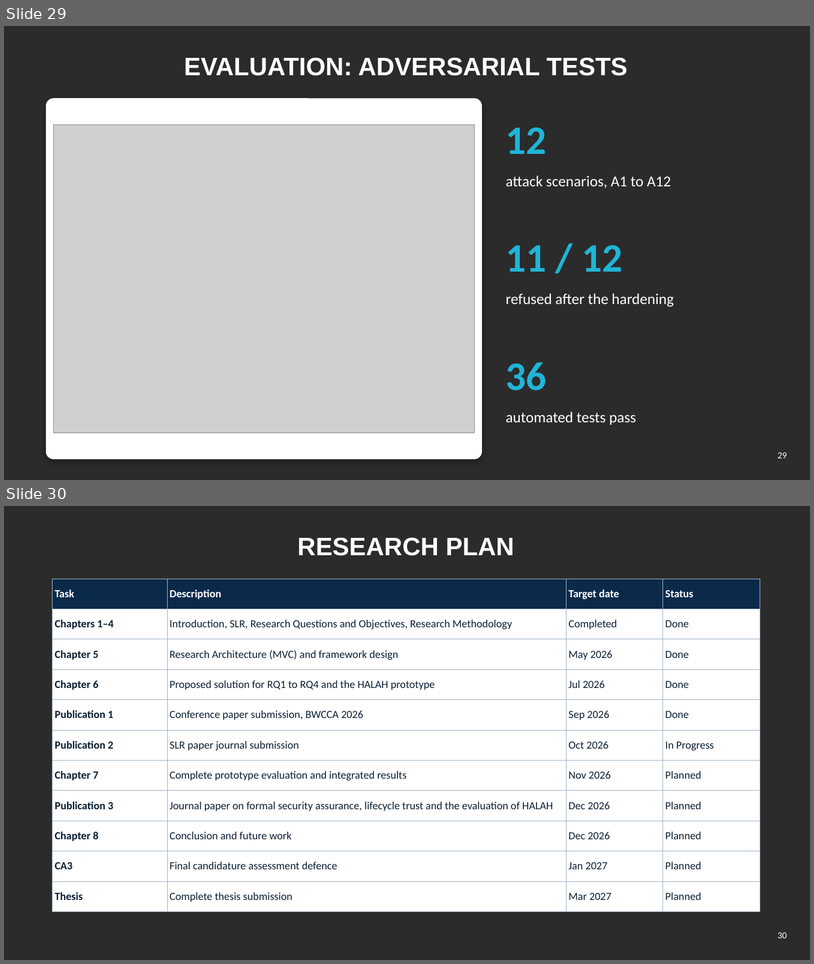
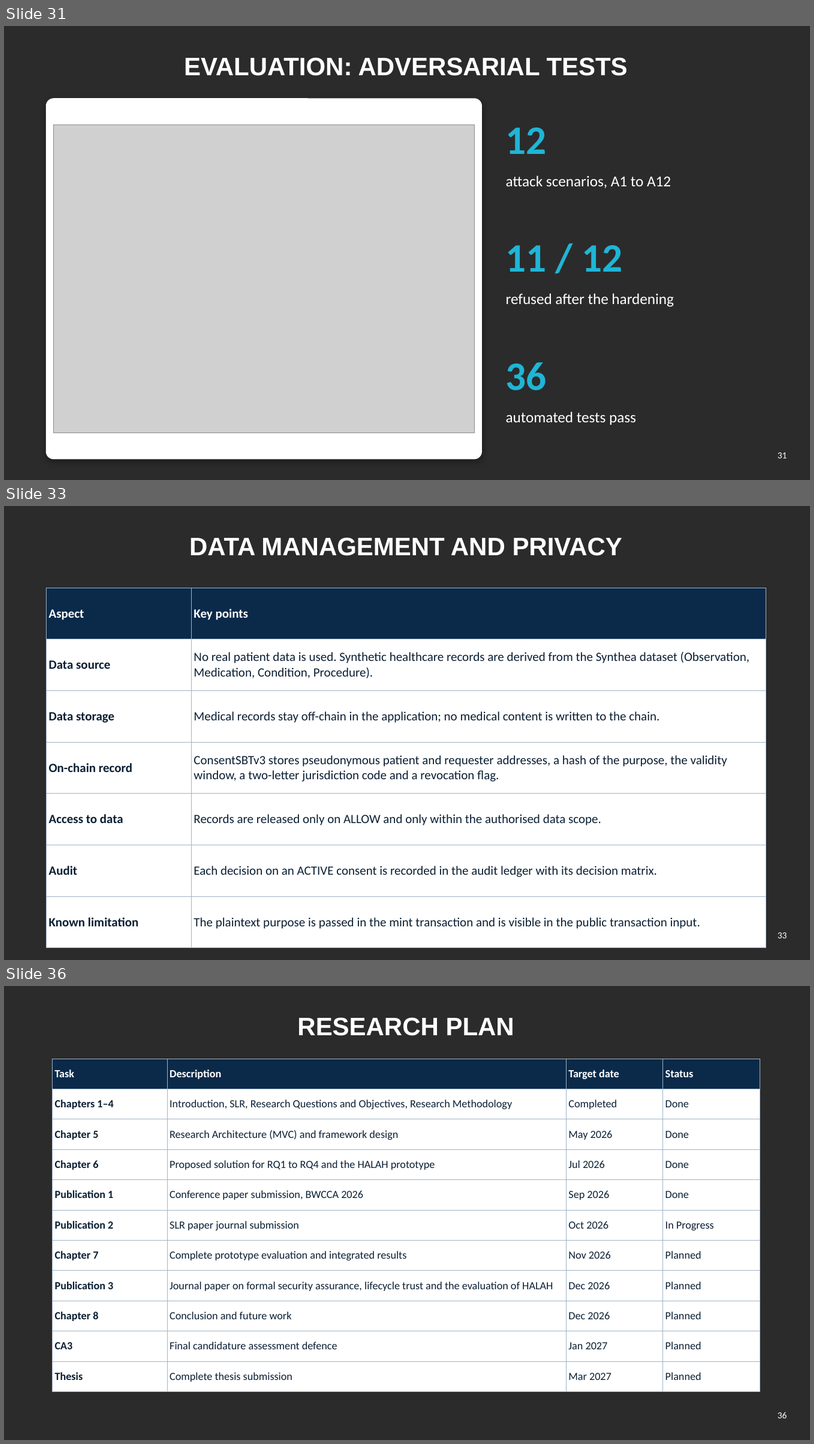
Before and after one commit to yasir12345678900/HealthRWA-Sepolia-Personal-try, a slide deck: docs/Yasir_CA2_Reassessment_Slides.pptx. Shown one above the other, each under a label of ours: slides 29 and 30 before the commit, slides 31, 33 and 36 after it; the slides between them are not shown. The pictures are 814x964 and 814x1444 pixels, drawn with LibreOffice and Linux fonts; fonts in the diff are those of the drawing; grey boxes stand for pictures; background and template pictures are left out; a plain dark background stands for a picture behind light text. Boxes give left, top, right and bottom in pixels: in the first picture for what was removed or moved away, otherwise in the second. Text is boxed around its words. In the diff, an @@ line names an element or a change of style, - is before the commit and + after.

```diff
--- a/docs/Yasir_CA2_Reassessment_Slides.pptx
+++ b/docs/Yasir_CA2_Reassessment_Slides.pptx
@@ slide 33 added at [4, 506, 810, 960], background picture (left out) @@
@@ title added at [189, 537, 623, 556], 30 pt, text #FFFFFF, bold @@
+DATA MANAGEMENT AND PRIVACY
@@ table added at [47, 588, 766, 931], 7 rows, 2 columns @@
+Aspect | Key points
+Data source | No real patient data is used. Synthetic healthcare records are derived from the Synthea dataset (Observation, Medication, Condition, Procedure).
+Data storage | Medical records stay off-chain in the application; no medical content is written to the chain.
+On-chain record | ConsentSBTv3 stores pseudonymous patient and requester addresses, a hash of the purpose, the validity window, a two-letter jurisdiction code and a revocation flag.
+Access to data | Records are released only on ALLOW and only within the authorised data scope.
+Audit | Each decision on an ACTIVE consent is recorded in the audit ledger with its decision matrix.
+Known limitation | The plaintext purpose is passed in the mint transaction and is visible in the public transaction input.
@@ page number added at [778, 932, 788, 938], 11 pt, text #FFFFFF @@
+33
@@ what was slide 29 is now slide 31 @@
@@ page number at [778, 452, 788, 458]: text changed @@
-29
+31
@@ what was slide 30 is now slide 36 @@
@@ page number at [778, 1411, 788, 1418]: text changed @@
-30
+36
```
Also in this commit, not shown: 2 slides changed, 5 other slides added.
